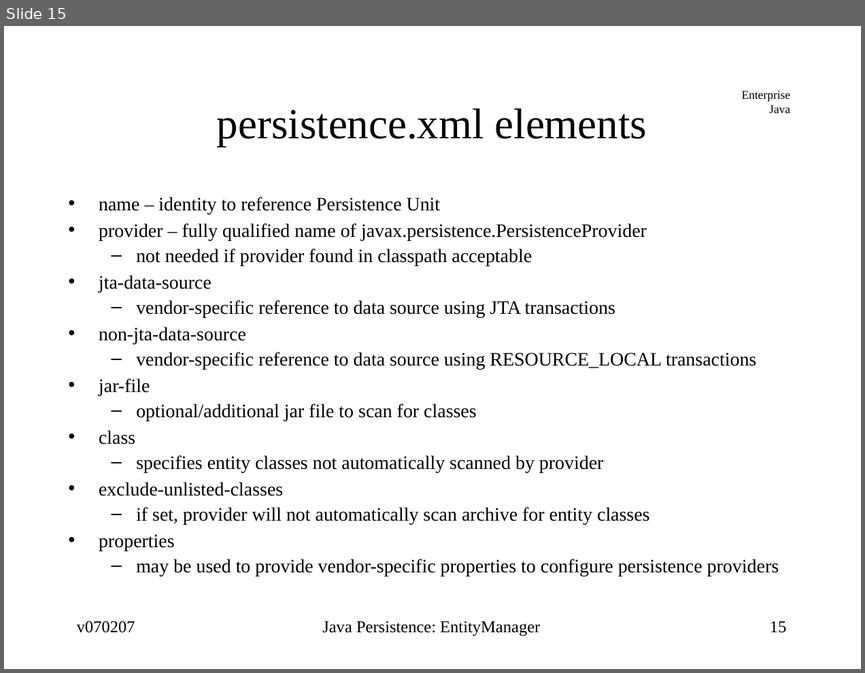
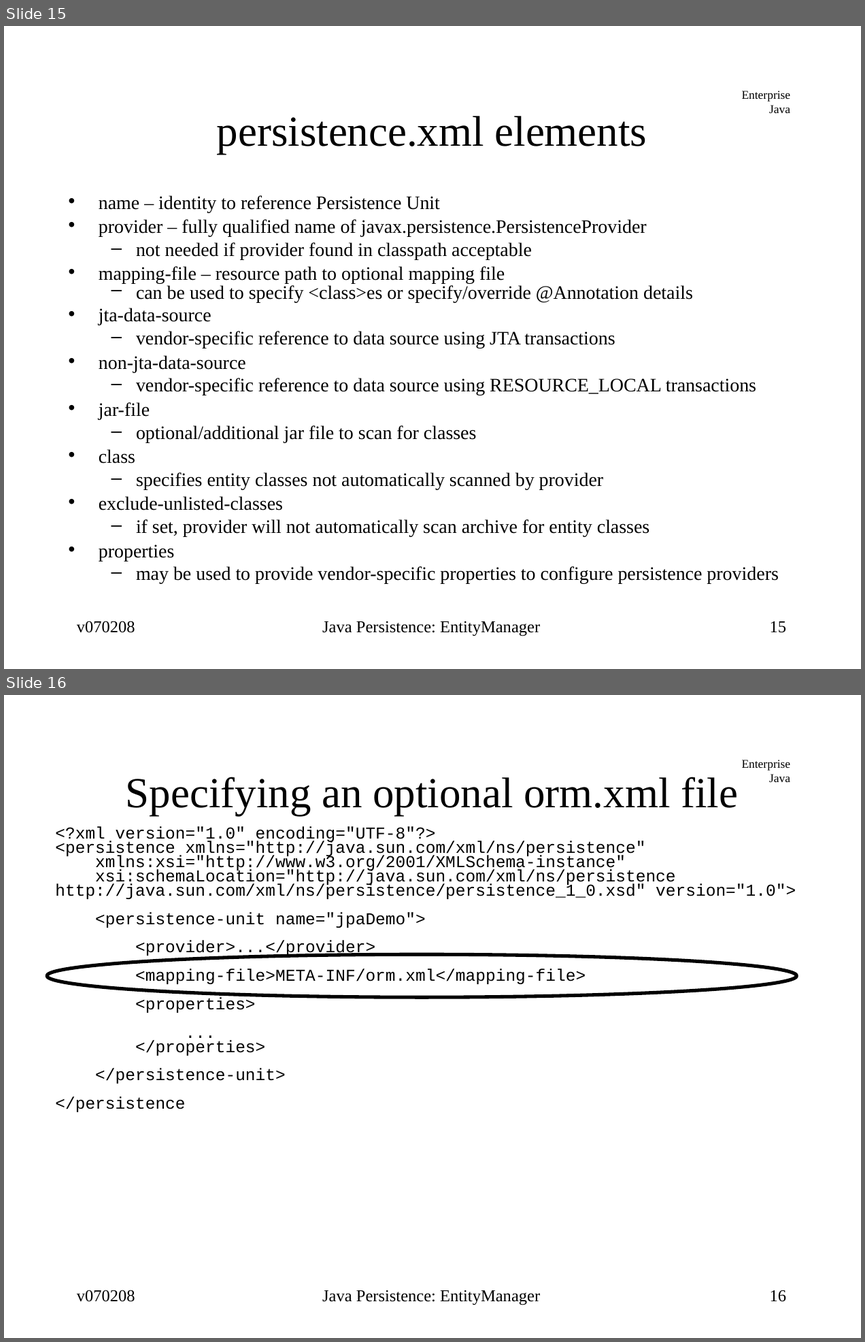
Before and after one commit to jcstaff/ejava-javaee, a slide deck: jpaDAO/src/site/resources/lectures/entityMgr.ppt. Shown one above the other, each under a label of ours: slide 15 before the commit, slides 15 and 16 after it. The pictures are 865x673 and 865x1342 pixels, drawn with LibreOffice and Linux fonts; fonts in the diff are those of the drawing. Boxes give left, top, right and bottom in pixels: in the first picture for what was removed or moved away, otherwise in the second. Text is boxed around its words. In the diff, an @@ line names an element or a change of style, - is before the commit and + after.

```diff
--- a/jpaDAO/src/site/resources/lectures/entityMgr.ppt
+++ b/jpaDAO/src/site/resources/lectures/entityMgr.ppt
@@ slide 16 added at box(4, 695, 861, 1338), background #FFFFFF; not listed: 1 template element that a slide beside it also shows @@
@@ title added at box(126, 777, 738, 815), 36 pt, text #000000 @@
+Specifying an optional orm.xml file
@@ text added at box(55, 827, 796, 1112), 14 pt, text #000000 @@
+<?xml version="1.0" encoding="UTF-8"?>
+<persistence xmlns="http://java.sun.com/xml/ns/persistence"
+xmlns:xsi="http://www.w3.org/2001/XMLSchema-instance"
+xsi:schemaLocation="http://java.sun.com/xml/ns/persistence http://java.sun.com/xml/ns/persistence/persistence_1_0.xsd" version="1.0">
+<persistence-unit name="jpaDemo">
+<provider>...</provider>
+<mapping-file>META-INF/orm.xml</mapping-file>
+<properties>
+...
+</properties>
+</persistence-unit>
+</persistence
@@ ellipse added at box(47, 955, 797, 998), outline #000000 2.89 pt @@
@@ text added at box(77, 1289, 135, 1302), 14 pt, text #000000 @@
+v070208
@@ text added at box(322, 1290, 540, 1305), 14 pt, text #000000 @@
+Java Persistence: EntityManager
@@ page number added at box(770, 1289, 787, 1302), 14 pt, text #000000 @@
+16
@@ slide 15 changed as well @@
@@ title "persistence.xml elements": place and size @@
-title "persistence.xml elements" at box(217, 108, 647, 146)
+title "persistence.xml elements" at box(217, 116, 647, 154)
@@ text at box(99, 195, 778, 584): line spacing 0.74 to 0.64 @@
@@ text at box(99, 266, 693, 302): paragraphs added @@
+• mapping-file – resource path to optional mapping file
+  – can be used to specify <class>es or specify/override @Annotation details
@@ text at box(77, 620, 135, 633): text changed @@
-v070207
+v070208
```
Also in this commit, not shown: 39 other slides changed, 1 other slide added, 24 other files.
